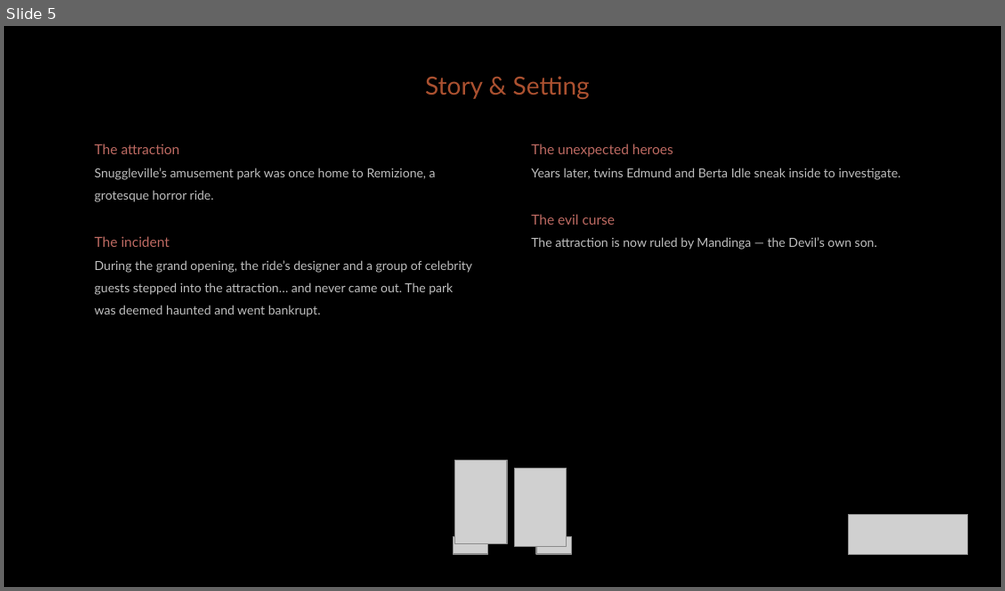
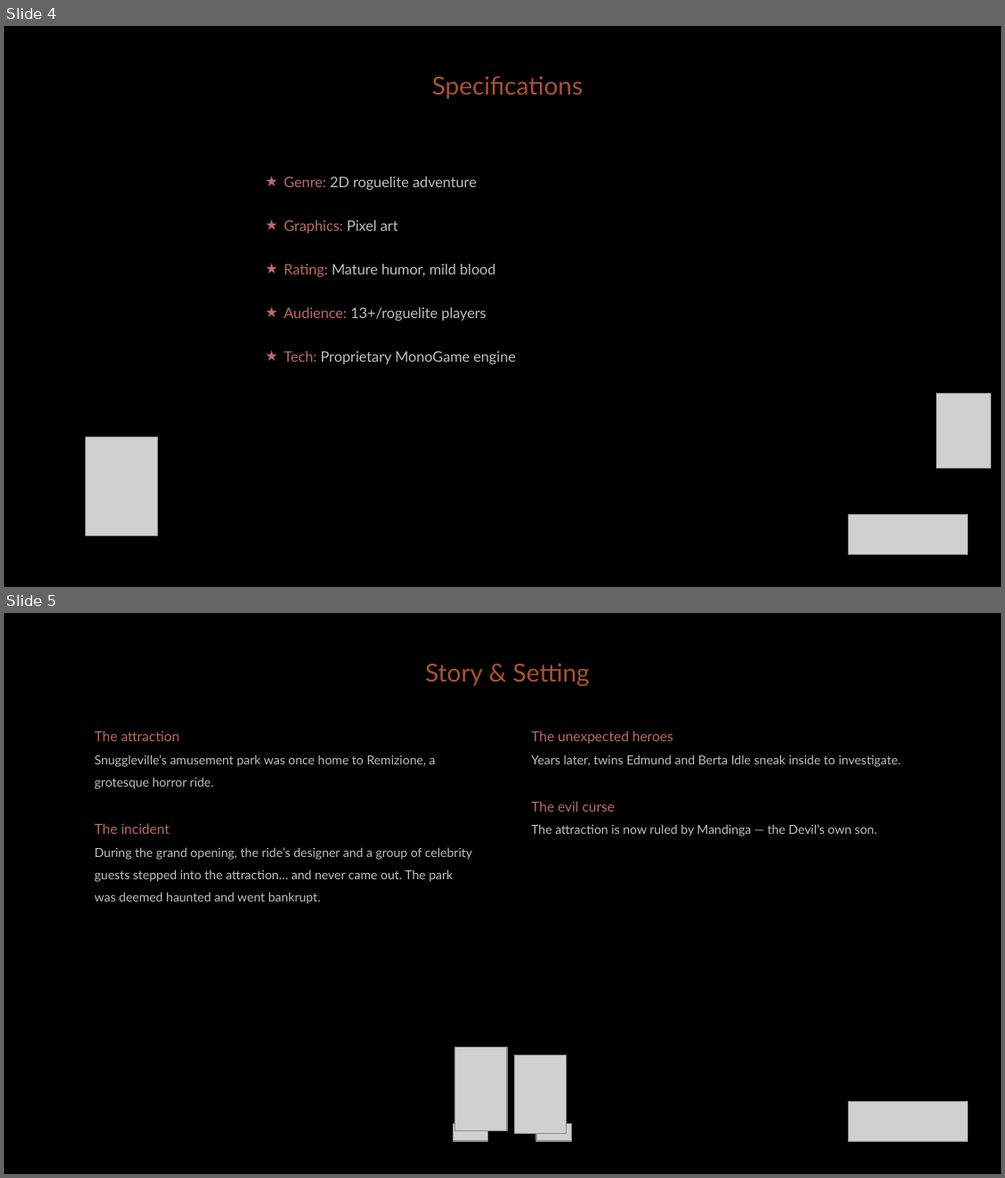
Before and after one commit to diegohcanepa/Remizione, a slide deck: Pitch Deck.pptx. Shown one above the other, each under a label of ours: slide 5 before the commit, slides 4 and 5 after it. The pictures are 1005x591 and 1005x1178 pixels, drawn with LibreOffice and Linux fonts; fonts in the diff are those of the drawing; grey boxes stand for pictures; background and template pictures are left out. Boxes give left, top, right and bottom in pixels: in the first picture for what was removed or moved away, otherwise in the second. Text is boxed around its words. In the diff, an @@ line names an element or a change of style, - is before the commit and + after.

```diff
--- a/Pitch Deck.pptx
+++ b/Pitch Deck.pptx
@@ slide 4 added at box(4, 26, 1001, 587), background picture (left out) @@
@@ text added at box(432, 76, 582, 99), 18 pt, text #AB5130 @@
+Specifications
@@ text added at box(283, 176, 516, 364), 10.5 pt, text #BFBFBF @@
+★ Genre: 2D roguelite adventure
+★ Graphics: Pixel art
+★ Rating: Mature humor, mild blood
+★ Audience: 13+/roguelite players
+★ Tech: Proprietary MonoGame engine
@@ picture added at box(936, 394, 991, 467) @@
@@ picture added at box(85, 436, 157, 535) @@
@@ picture added at box(849, 514, 968, 555) @@
```
Also in this commit, not shown: 8 slides changed, 1 other slide added, 1 slide removed, 9 other files.
